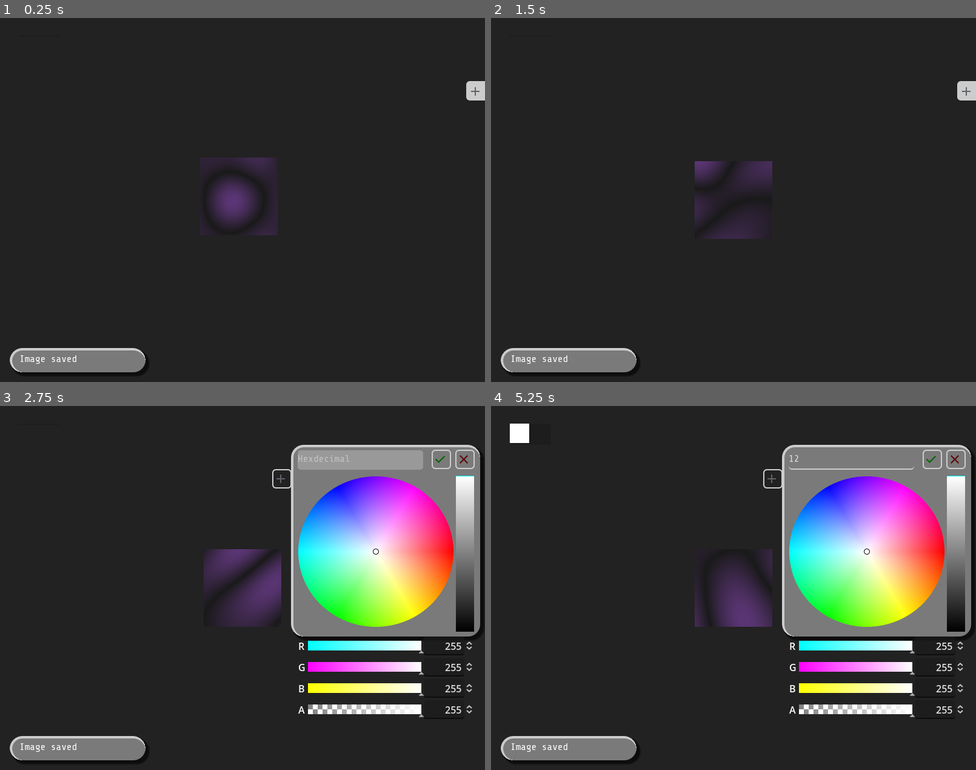
Above: before the commit, frames 1-4 (two rows, left to right).
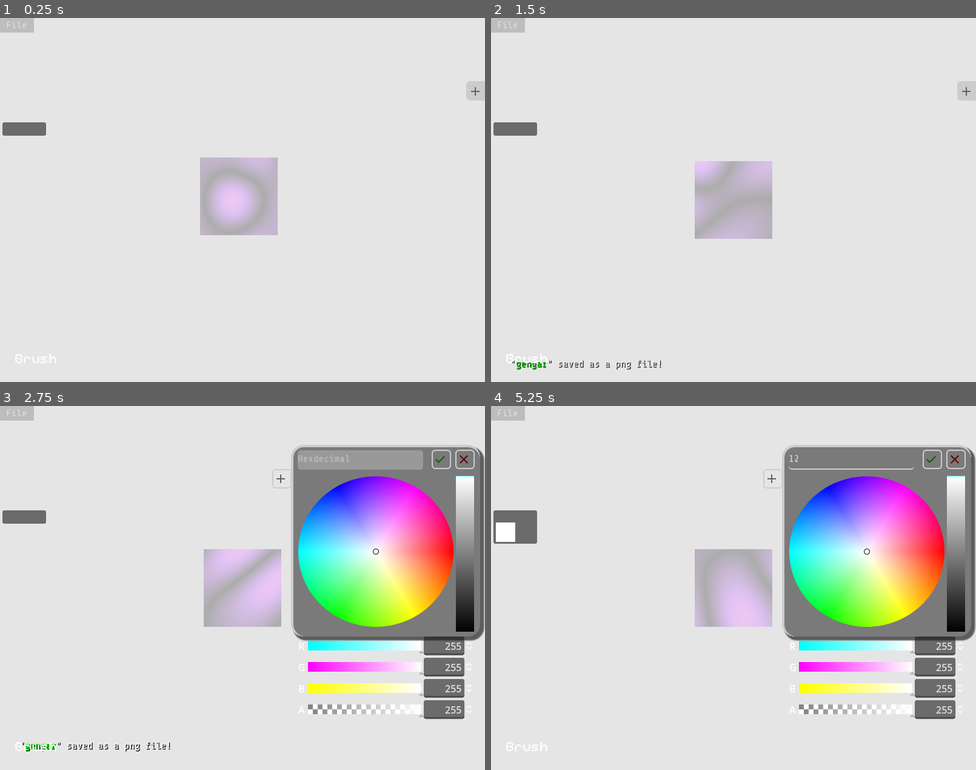
Above: after the commit, the same moments.

Repository: FourSeasonsWinter/pixel-art-app
Game: Godot game, scene res://scenes/main.tscn
Same seed, same stepped clock (60 frames per second), same inputs: the game is played once before the commit and once after it.
Inputs (mouse positions are in pixels of both pictures, inside the frame that each line leads up to):
- Up to frame 1 (0.25 s): no input
- Up to frame 2 (1.5 s): click (510, 25) at 0.5 s, where only the run after the commit has a clickable "File"; click (544, 43) at 1.25 s, where only the run after the commit has a clickable "Save"
- Up to frame 3 (2.75 s): click (475, 478) at 2 s
- Up to frame 4 (5.25 s): click (849, 460) at 2.77 s; type "12" at 2.85 s; click (932, 460) at 3.5 s; click (932, 460) at 4.25 s; click (772, 478) at 5 s

The runs differ from the first frame. In frame 1, 100% of the frame differs, in the area x 0-100%, y 0-100%; in frame 2, 100%; in frame 3, 77%; in frame 4, 77%.

Commit message:
Add brush and eraser selection.

Diff:
--- a/project.godot
+++ b/project.godot
@@ -35,6 +35,31 @@
 
 [input]
 
+ui_select={
+"deadzone": 0.5,
+"events": [Object(InputEventKey,"resource_local_to_scene":false,"resource_name":"","device":0,"window_id":0,"alt_pressed":false,"shift_pressed":false,"ctrl_pressed":false,"meta_pressed":false,"pressed":false,"keycode":32,"physical_keycode":0,"key_label":0,"unicode":32,"location":0,"echo":false,"script":null)
+]
+}
+ui_left={
+"deadzone": 0.5,
+"events": [Object(InputEventKey,"resource_local_to_scene":false,"resource_name":"","device":0,"window_id":0,"alt_pressed":false,"shift_pressed":false,"ctrl_pressed":false,"meta_pressed":false,"pressed":false,"keycode":4194319,"physical_keycode":0,"key_label":0,"unicode":0,"location":0,"echo":false,"script":null)
+]
+}
+ui_right={
+"deadzone": 0.5,
+"events": [Object(InputEventKey,"resource_local_to_scene":false,"resource_name":"","device":0,"window_id":0,"alt_pressed":false,"shift_pressed":false,"ctrl_pressed":false,"meta_pressed":false,"pressed":false,"keycode":4194321,"physical_keycode":0,"key_label":0,"unicode":0,"location":0,"echo":false,"script":null)
+]
+}
+ui_up={
+"deadzone": 0.5,
+"events": [Object(InputEventKey,"resource_local_to_scene":false,"resource_name":"","device":0,"window_id":0,"alt_pressed":false,"shift_pressed":false,"ctrl_pressed":false,"meta_pressed":false,"pressed":false,"keycode":4194320,"physical_keycode":0,"key_label":0,"unicode":0,"location":0,"echo":false,"script":null)
+]
+}
+ui_down={
+"deadzone": 0.5,
+"events": [Object(InputEventKey,"resource_local_to_scene":false,"resource_name":"","device":0,"window_id":0,"alt_pressed":false,"shift_pressed":false,"ctrl_pressed":false,"meta_pressed":false,"pressed":false,"keycode":4194322,"physical_keycode":0,"key_label":0,"unicode":0,"location":0,"echo":false,"script":null)
+]
+}
 left_click={
 "deadzone": 0.5,
 "events": [Object(InputEventMouseButton,"resource_local_to_scene":false,"resource_name":"","device":-1,"window_id":0,"a …(258 unchanged characters)…
@@ -60,6 +85,16 @@
 "events": [Object(InputEventKey,"resource_local_to_scene":false,"resource_name":"","device":-1,"window_id":0,"alt_press …(189 unchanged characters)…
 ]
 }
+eraser={
+"deadzone": 0.5,
+"events": [Object(InputEventKey,"resource_local_to_scene":false,"resource_name":"","device":-1,"window_id":0,"alt_pressed":false,"shift_pressed":false,"ctrl_pressed":false,"meta_pressed":false,"pressed":false,"keycode":0,"physical_keycode":69,"key_label":0,"unicode":101,"location":0,"echo":false,"script":null)
+]
+}
+brush={
+"deadzone": 0.5,
+"events": [Object(InputEventKey,"resource_local_to_scene":false,"resource_name":"","device":-1,"window_id":0,"alt_pressed":false,"shift_pressed":false,"ctrl_pressed":false,"meta_pressed":false,"pressed":false,"keycode":0,"physical_keycode":66,"key_label":0,"unicode":98,"location":0,"echo":false,"script":null)
+]
+}
 
 [rendering]
 
--- a/scenes/hud.tscn
+++ b/scenes/hud.tscn
@@ -8,6 +8,7 @@
 [ext_resource type="Texture2D" uid="uid://t3rhyfgjr6m3" path="res://assets/close.svg" id="5_7ybkb"]
 [ext_resource type="Texture2D" uid="uid://blkotc4gixhdl" path="res://assets/add.svg" id="7_jaayj"]
 [ext_resource type="FontFile" uid="uid://tq3ngwg7q26l" path="res://assets/ShareTechMono-Regular.ttf" id="8_88nnd"]
+[ext_resource type="FontFile" uid="uid://ctinep7t72xrg" path="res://assets/PixelifySans-Regular.ttf" id="9_sypjv"]
 
 [sub_resource type="StyleBoxFlat" id="StyleBoxFlat_3uej4"]
 bg_color = Color(0.6, 0.6, 0.6, 0)
@@ -98,6 +99,111 @@
 "move_back": SubResource("Animation_oj3d4")
 }
 
+[sub_resource type="Animation" id="Animation_8tiag"]
+length = 0.001
+tracks/0/type = "value"
+tracks/0/imported = false
+tracks/0/enabled = true
+tracks/0/path = NodePath(".:position")
+tracks/0/interp = 1
+tracks/0/loop_wrap = true
+tracks/0/keys = {
+"times": PackedFloat32Array(0),
+"transitions": PackedFloat32Array(1),
+"update": 0,
+"values": [Vector2(32, 600)]
+}
+tracks/1/type = "value"
+tracks/1/imported = false
+tracks/1/enabled = true
+tracks/1/path = NodePath(".:modulate")
+tracks/1/interp = 1
+tracks/1/loop_wrap = true
+tracks/1/keys = {
+"times": PackedFloat32Array(0),
+"transitions": PackedFloat32Array(1),
+"update": 0,
+"values": [Color(1, 1, 1, 0)]
+}
+
+[sub_resource type="Animation" id="Animation_2sbwt"]
+resource_name = "show"
+length = 2.0
+tracks/0/type = "value"
+tracks/0/imported = false
+tracks/0/enabled = true
+tracks/0/path = NodePath(".:position")
+tracks/0/interp = 2
+tracks/0/loop_wrap = true
+tracks/0/keys = {
+"times": PackedFloat32Array(0, 0.2, 0.8),
+"transitions": PackedFloat32Array(1, 11.3137, 64.0001),
+"update": 0,
+"values": [Vector2(32, 600), Vector2(32, 552), Vector2(32, 550)]
+}
+tracks/1/type = "value"
+tracks/1/imported = false
+tracks/1/enabled = true
+tracks/1/path = NodePath(".:modulate")
+tracks/1/interp = 1
+tracks/1/loop_wrap = true
+tracks/1/keys = {
+"times": PackedFloat32Array(0, 0.2, 1.5, 2),
+"transitions": PackedFloat32Array(1, 1, 1, 7.21),
+"update": 0,
+"values": [Color(1, 1, 1, 0), Color(1, 1, 1, 1), Color(1, 1, 1, 1), Color(1, 1, 1, 0)]
+}
+tracks/2/type = "method"
+tracks/2/imported = false
+tracks/2/enabled = true
+tracks/2/path = NodePath(".")
+tracks/2/interp = 1
+tracks/2/loop_wrap = true
+tracks/2/keys = {
+"times": PackedFloat32Array(0, 2),
+"transitions": PackedFloat32Array(1, 1),
+"values": [{
+"args": [],
+"method": &"show"
+}, {
+"args": [],
+"method": &"hide"
+}]
+}
+
+[sub_resource type="AnimationLibrary" id="AnimationLibrary_dsp4g"]
+_data = {
+"RESET": SubResource("Animation_8tiag"),
+"show": SubResource("Animation_2sbwt")
+}
+
+[sub_resource type="StyleBoxFlat" id="StyleBoxFlat_jjvsp"]
+bg_color = Color(0.741176, 0.741176, 0.741176, 1)
+
+[sub_resource type="StyleBoxFlat" id="StyleBoxFlat_j1vm8"]
+bg_color = Color(0.741176, 0.741176, 0.741176, 1)
+
+[sub_resource type="StyleBoxFlat" id="StyleBoxFlat_os7k6"]
+bg_color = Color(0.741176, 0.741176, 0.741176, 1)
+
+[sub_resource type="StyleBoxFlat" id="StyleBoxFlat_e4cvw"]
+bg_color = Color(0.741385, 0.741385, 0.741384, 1)
+
+[sub_resource type="StyleBoxFlat" id="StyleBoxFlat_07p4q"]
+bg_color = Color(0.741176, 0.741176, 0.741176, 1)
+
+[sub_resource type="StyleBoxFlat" id="StyleBoxFlat_ke82a"]
+bg_color = Color(0.6, 0.6, 0.6, 0)
+
+[sub_resource type="StyleBoxFlat" id="StyleBoxFlat_gdgix"]
+bg_color = Color(0.6, 0.6, 0.6, 0)
+
+[sub_resource type="StyleBoxFlat" id="StyleBoxFlat_icrjx"]
+bg_color = Color(0.6, 0.6, 0.6, 0)
+
+[sub_resource type="StyleBoxFlat" id="StyleBoxFlat_prmd4"]
+bg_color = Color(0.6, 0.6, 0.6, 0)
+
 [node name="hud" type="Control"]
 layout_mode = 3
 anchors_preset = 15
@@ -112,10 +218,10 @@
 [node name="PaletteBackground" type="Panel" parent="CanvasLayer"]
 
 [node name="ColorPalette" parent="CanvasLayer" instance=ExtResource("2_u6jp2")]
-offset_left = 31.0
-offset_top = 29.0
-offset_right = 99.0
-offset_bottom = 157.0
+offset_left = 8.0
+offset_top = 192.0
+offset_right = 76.0
+offset_bottom = 320.0
 
 [node name="ColorPick" type="Control" parent="CanvasLayer"]
 layout_mode = 3
@@ -202,22 +308,125 @@
 "": SubResource("AnimationLibrary_0x025")
 }
 
-[node name="ImageSavedNotification" type="Panel" parent="CanvasLayer"]
-offset_left = 16.0
-offset_top = 544.0
-offset_right = 240.0
-offset_bottom = 584.0
-theme_override_styles/panel = ExtResource("3_nbvmn")
-
-[node name="RichTextLabel" type="RichTextLabel" parent="CanvasLayer/ImageSavedNotification"]
-layout_mode = 0
-offset_left = 16.0
-offset_top = 8.0
-offset_right = 256.0
-offset_bottom = 48.0
+[node name="ImageSavedNotification" type="RichTextLabel" parent="CanvasLayer"]
+modulate = Color(1, 1, 1, 0)
+offset_left = 32.0
+offset_top = 600.0
+offset_right = 704.0
+offset_bottom = 640.0
+theme_override_colors/font_shadow_color = Color(0, 0, 0, 1)
 theme_override_fonts/normal_font = ExtResource("8_88nnd")
 bbcode_enabled = true
-text = "Image saved"
+text = "Image saved!"
+scroll_active = false
+shortcut_keys_enabled = false
+deselect_on_focus_loss_enabled = false
+drag_and_drop_selection_enabled = false
+
+[node name="AnimationPlayer" type="AnimationPlayer" parent="CanvasLayer/ImageSavedNotification"]
+libraries = {
+"": SubResource("AnimationLibrary_dsp4g")
+}
+
+[node name="ToolLabel" type="Label" parent="CanvasLayer"]
+offset_left = 24.0
+offset_top = 520.0
+offset_right = 168.0
+offset_bottom = 576.0
+theme_override_fonts/font = ExtResource("9_sypjv")
+theme_override_font_sizes/font_size = 24
+text = "Brush"
+vertical_alignment = 2
+
+[node name="Menu" type="CanvasLayer" parent="."]
+
+[node name="File" type="Control" parent="Menu"]
+layout_mode = 3
+anchors_preset = 0
+offset_right = 40.0
+offset_bottom = 40.0
+metadata/_edit_group_ = true
+
+[node name="Button" type="Button" parent="Menu/File"]
+layout_mode = 0
+offset_right = 56.0
+offset_bottom = 24.0
+mouse_default_cursor_shape = 2
+theme_override_fonts/font = ExtResource("8_88nnd")
+theme_override_font_sizes/font_size = 16
+theme_override_styles/focus = SubResource("StyleBoxFlat_jjvsp")
+theme_override_styles/hover = SubResource("StyleBoxFlat_j1vm8")
+theme_override_styles/pressed = SubResource("StyleBoxFlat_os7k6")
+theme_override_styles/normal = SubResource("StyleBoxFlat_e4cvw")
+text = "File"
+
+[node name="Dropdown" type="Panel" parent="Menu/File"]
+layout_mode = 0
+offset_left = 32.0
+offset_top = 24.0
+offset_right = 128.0
+offset_bottom = 152.0
+theme_override_styles/panel = SubResource("StyleBoxFlat_07p4q")
+
+[node name="Save" type="Button" parent="Menu/File/Dropdown"]
+layout_mode = 0
+offset_left = 8.0
+offset_right = 103.0
+offset_bottom = 32.0
+mouse_default_cursor_shape = 2
+theme_override_fonts/font = ExtResource("8_88nnd")
+theme_override_styles/focus = SubResource("StyleBoxFlat_ke82a")
+theme_override_styles/hover = SubResource("StyleBoxFlat_gdgix")
+theme_override_styles/pressed = SubResource("StyleBoxFlat_icrjx")
+theme_override_styles/normal = SubResource("StyleBoxFlat_prmd4")
+text = "Save"
+alignment = 0
+
+[node name="New" type="Button" parent="Menu/File/Dropdown"]
+layout_mode = 0
+offset_left = 8.0
+offset_top = 32.0
+offset_right = 103.0
+offset_bottom = 64.0
+mouse_default_cursor_shape = 2
+theme_override_fonts/font = ExtResource("8_88nnd")
+theme_override_styles/focus = SubResource("StyleBoxFlat_ke82a")
+theme_override_styles/hover = SubResource("StyleBoxFlat_gdgix")
+theme_override_styles/pressed = SubResource("StyleBoxFlat_icrjx")
+theme_override_styles/normal = SubResource("StyleBoxFlat_prmd4")
+text = "New
+"
+alignment = 0
+
+[node name="Open" type="Button" parent="Menu/File/Dropdown"]
+layout_mode = 0
+offset_left = 8.0
+offset_top = 64.0
+offset_right = 103.0
+offset_bottom = 96.0
+mouse_default_cursor_shape = 2
+theme_override_fonts/font = ExtResource("8_88nnd")
+theme_override_styles/focus = SubResource("StyleBoxFlat_ke82a")
+theme_override_styles/hover = SubResource("StyleBoxFlat_gdgix")
+theme_override_styles/pressed = SubResource("StyleBoxFlat_icrjx")
+theme_override_styles/normal = SubResource("StyleBoxFlat_prmd4")
+text = "Open"
+alignment = 0
+
+[node name="Export" type="Button" parent="Menu/File/Dropdown"]
+layout_mode = 0
+offset_left = 8.0
+offset_top = 96.0
+offset_right = 103.0
+offset_bottom = 128.0
+mouse_default_cursor_shape = 2
+theme_override_fonts/font = ExtResource("8_88nnd")
+theme_override_styles/focus = SubResource("StyleBoxFlat_ke82a")
+theme_override_styles/hover = SubResource("StyleBoxFlat_gdgix")
+theme_override_styles/pressed = SubResource("StyleBoxFlat_icrjx")
+theme_override_styles/normal = SubResource("StyleBoxFlat_prmd4")
+text = "Export"
+alignment = 0
 
 [connection signal="color_deleted" from="CanvasLayer/ColorPalette" to="." method="_on_color_palette_color_deleted"]
 [connection signal="color_changed" from="CanvasLayer/ColorPick/ColorPicker" to="." method="_on_color_picker_color_changed"]
@@ -225,3 +434,6 @@
 [connection signal="pressed" from="CanvasLayer/ColorPick/Close" to="." method="_on_close_pressed"]
 [connection signal="pressed" from="CanvasLayer/ColorPick/ShowHide" to="." method="_on_show_hide_pressed"]
 [connection signal="text_changed" from="CanvasLayer/ColorPick/ColorHexInput" to="." method="_on_color_hex_input_changed"]
+[connection signal="pressed" from="Menu/File/Button" to="." method="_on_file_button_pressed"]
+[connection signal="pressed" from="Menu/File/Dropdown/Save" to="." method="_on_save_pressed"]
+[connection signal="pressed" from="Menu/File/Dropdown/Export" to="." method="_on_export_pressed"]
--- a/scenes/main.tscn
+++ b/scenes/main.tscn
@@ -19,7 +19,7 @@
 offset_top = -552.0
 offset_right = 2536.0
 offset_bottom = 1344.0
-color = Color(0.133196, 0.133196, 0.133196, 1)
+color = Color(0.899258, 0.899259, 0.899258, 1)
 
 [node name="CanvasBackground" type="ColorRect" parent="."]
 material = SubResource("ShaderMaterial_sdofu")
@@ -37,3 +37,5 @@
 script = ExtResource("2_ayib2")
 
 [node name="hud" parent="." instance=ExtResource("3_ixn38")]
+
+[connection signal="save_image" from="hud" to="." method="save_image"]
--- a/scripts/color_button.gd
+++ b/scripts/color_button.gd
@@ -22,7 +22,7 @@
 
 func _on_button_up() -> void:
 	delete_timer.stop()
-	Globals.set_current_color(button_color)
+	Globals.set_color(button_color)
 
 
 func _on_button_down() -> void:
@@ -30,5 +30,5 @@
 
 
 func _on_delete_timer_timeout() -> void:
-	Globals.current_palette.remove_at(Globals.current_palette.find(color_rect.color))
+	Globals.palette.remove_at(Globals.palette.find(color_rect.color))
 	deleted.emit()
--- a/scripts/color_palette.gd
+++ b/scripts/color_palette.gd
@@ -4,10 +4,10 @@
 var color_button_scene := preload("res://scenes/color_button.tscn")
 
 func add_color(color: Color) -> bool:
-	if Globals.current_palette.find(color) != -1:
+	if Globals.palette.find(color) != -1:
 		return false
 
-	Globals.current_palette.append(color)
+	Globals.palette.append(color)
 	update_palette()
 	return true
 
@@ -17,7 +17,7 @@
 		element.disconnect("deleted", color_removed)
 		remove_child(element)
 
-	for color in Globals.current_palette:
+	for color in Globals.palette:
 		var button = color_button_scene.instantiate()
 		button.button_color = color
 		button.connect("deleted", color_removed)
--- a/scripts/global.gd
+++ b/scripts/global.gd
@@ -1,10 +1,9 @@
 extends Node
-signal current_color_changed
+signal color_changed
 
-var start_color := Color.TRANSPARENT
-var current_color := Color.WHITE
-var current_palette := []
+var color: Color
+var palette: Array
 
-func set_current_color(color: Color):
-	current_color = color
-	current_color_changed.emit()
+func set_color(c: Color):
+	color = c
+	color_changed.emit()
--- a/scripts/hud.gd
+++ b/scripts/hud.gd
@@ -1,4 +1,6 @@
 extends Control
+signal save_image
+signal export_image
 
 @onready var color_picker: ColorPicker = $CanvasLayer/ColorPick/ColorPicker
 @onready var color_palette: Container = $CanvasLayer/ColorPalette
@@ -9,12 +11,16 @@
 
 
 func _ready() -> void:
-	palette_background.size.x = color_palette.size.x
-	palette_background.size.y = 2.0
-	palette_background.position = color_palette.position
-	Globals.connect("current_color_changed", on_current_color_changed)
+	palette_background.size.x = color_palette.size.x + 4.0
+	palette_background.size.y = 22.0
+	palette_background.position.x = color_palette.position.x - 4.0
+	palette_background.position.y = color_palette.position.y - 20.0
+	Globals.connect("color_changed", _on_current_color_changed)
+
+	$Menu/File/Dropdown.hide()
 
 
+#region CanvasLayer
 func _on_show_hide_pressed() -> void:
 	if not is_color_picker_visible:
 		animation_player.play("move")
@@ -27,11 +33,11 @@
 
 
 func _on_add_pressed() -> void:
-	add_color_to_palette(color_picker.color)
+	_add_color_to_palette(color_picker.color)
 
 
 func _on_color_picker_color_changed(color: Color) -> void:
-	Globals.current_color = color
+	Globals.color = color
 	color_hex_input.text = color.to_html()
 
 
@@ -40,28 +46,47 @@
 
 
 func _on_color_palette_color_deleted() -> void:
-	if not is_odd(Globals.current_palette.size()):
+	if not _is_odd(Globals.palette.size()):
 		palette_background.size.y -= 33.0
 
 
-func on_current_color_changed():
-	color_picker.color = Globals.current_color
+func _on_current_color_changed() -> void:
+	color_picker.color = Globals.color
 
 
-func add_color_to_palette(color: Color) -> void:
+func _add_color_to_palette(color: Color) -> void:
 	if color_palette.add_color(color):
-		if is_odd(Globals.current_palette.size()):
+		if _is_odd(Globals.palette.size()):
 			palette_background.size.y += 33.0
 
 
-func is_odd(n: int) -> bool:
+func _is_odd(n: int) -> bool:
 	return n % 2 != 0
 
 
-func show_image_saved_notification(project_name: String, is_error: bool) -> void :
-	var text: String
-	if not is_error:
-		text = "\"[color=green]" + project_name + "[/color]\" saved!"
-	else:
-		text = "Failed to save."
-	$CanvasLayer/ImageSavedNotification/RichTextLabel.text = text
+func show_notification(notification_text: String) -> void:
+	$CanvasLayer/ImageSavedNotification.text = notification_text
+	$CanvasLayer/ImageSavedNotification/AnimationPlayer.play("show")
+
+
+func set_tool_label(text: String) -> void:
+	$CanvasLayer/ToolLabel.text = text
+#endregion
+
+#region Menu
+func _on_file_button_pressed() -> void:
+	if not $Menu/File/Dropdown.visible:
+		$Menu/File/Dropdown.show()
+		return
+	$Menu/File/Dropdown.hide()
+
+
+func _on_save_pressed() -> void:
+	save_image.emit()
+	$Menu/File/Dropdown.hide()
+
+
+func _on_export_pressed() -> void:
+	export_image.emit()
+	$Menu/File/Dropdown.hide()
+#endregion
--- a/scripts/main.gd
+++ b/scripts/main.gd
@@ -3,17 +3,26 @@
 @onready var camera: Camera2D = $Camera2D
 @onready var hud: Control = $hud
 @onready var canvas_background: ColorRect = $CanvasBackground
-@export var width: int = 8
-@export var height: int = 8
-var pixel_scene := preload("res://scenes/pixel.tscn")
-var pixel_size := 16
+
+@export var project_name := "gengar"
+@export var width := 8
+@export var height := 8
+@export var resolution := Vector2i(64, 64)
+@export var background_color := Color.TRANSPARENT
+
 var grid := {}
+var last_color_selected: Color
+
+const pixel_scene := preload("res://scenes/pixel.tscn")
+const pixel_size := 16
+
 
 func _ready() -> void:
 	for y in height:
 		for x in width:
 			var pixel = pixel_scene.instantiate()
 			pixel.position = Vector2(pixel_size * x, pixel_size * y)
+			pixel.color = background_color
 			grid[Vector2i(x, y)] = pixel
 			call_deferred("add_child", pixel)
 
@@ -29,11 +38,19 @@
 
 
 func _unhandled_key_input(event: InputEvent) -> void:
+	if event.is_action_pressed("brush"):
+		Globals.color = last_color_selected
+		hud.set_tool_label("Brush")
+
+	if event.is_action_pressed("eraser"):
+		Globals.color = background_color
+		hud.set_tool_label("Eraser")
+
 	if event.is_action_pressed("save"):
-		hud.show_image_saved_notification("gengar", save_image())
+		save_image()
 
 
-func save_image() -> bool:
+func save_image() -> void:
 	var image = Image.create_empty(width, height, false, Image.FORMAT_RGBA8)
 
 	for y in range(height):
@@ -42,5 +59,12 @@
 			image.set_pixel(x, y, color)
 
 	var file_path = "res://pixel_art.png"
-	var is_error = image.save_png(file_path)
-	return is_error != OK
+	var is_error = image.save_png(file_path) != OK
+	var text: String
+
+	if not is_error:
+		text = "\"[color=green]" + project_name + "[/color]\" saved as a png file!"
+	else:
+		text = "Failed to save."
+
+	hud.show_notification(text)
--- a/scripts/pixel.gd
+++ b/scripts/pixel.gd
@@ -3,17 +3,16 @@
 @onready var outline: Line2D = $Line2D
 
 func _ready() -> void:
-	color = Globals.start_color
 	outline.hide()
 
 
 func _on_button_down() -> void:
-	color = Globals.current_color
+	color = Globals.color
 
 
 func _on_mouse_entered() -> void:
 	if Input.is_action_pressed("left_click"):
-		color = Globals.current_color
+		color = Globals.color
 
 	outline.show()
 
Binary file added: assets/PixelifySans-Bold.ttf
Not shown, added: assets/PixelifySans-Bold.ttf.import
Binary file added: assets/PixelifySans-Regular.ttf
Not shown, added: assets/PixelifySans-Regular.ttf.import
Binary file changed: pixel_art.png
Not shown: 1 places in scenes/hud.tscn that only renumber resources
